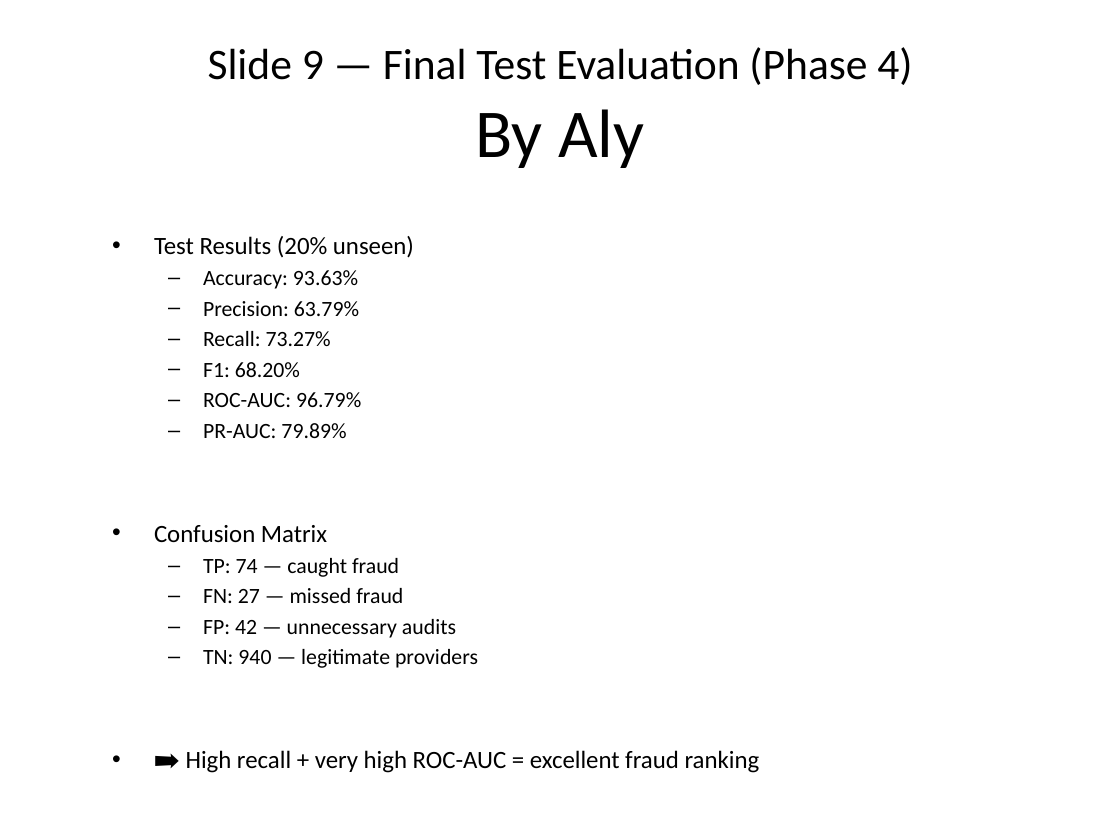
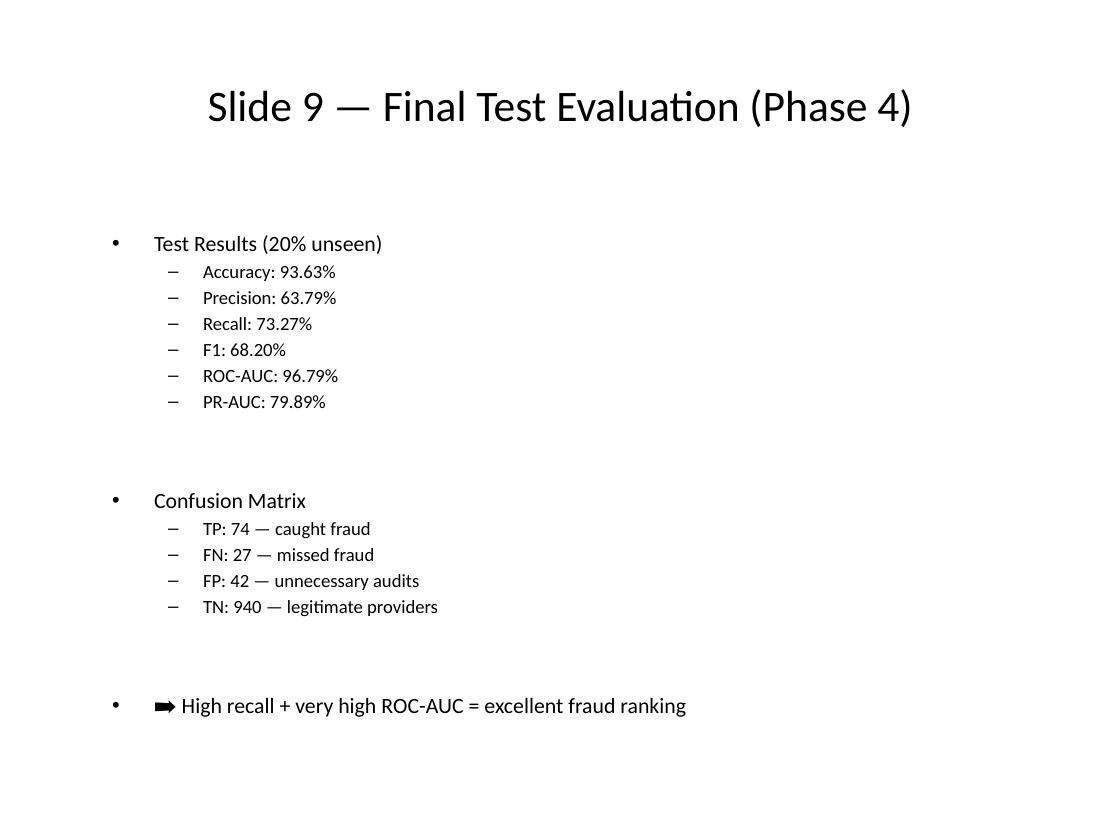
Before and after one commit to mohamedosamaa428/fraud_detection_project, a slide deck: slide 10 of reports/presentation.pptx. Drawn at 1120x840 pixels with LibreOffice and Linux fonts; fonts in the diff are those of the drawing. Boxes give left, top, right and bottom in pixels: in the first picture for what was removed or moved away, otherwise in the second. Text is boxed around its words. In the diff, an @@ line names an element or a change of style, - is before the commit and + after.

Commit message:
fixed the powerpoint slides

```diff
--- a/reports/presentation.pptx
+++ b/reports/presentation.pptx
@@ title at [475, 109, 644, 168]: paragraph removed @@
-By Aly
@@ text "Test Results (20% unseen)" at [154, 235, 686, 717]: size 16 to 14 pt in "Test Results (20% unseen)", "Confusion Matrix", "➡️ High recall + very high ROC-AUC ..."; size 14 to 12 pt in "Accuracy: 93.63%", "Precision: 63.79%", "Recall: 73.27%", "F1: 68.20%" and 6 more places @@
```
Also in this commit, not shown: 12 other slides changed, 1 other file.
